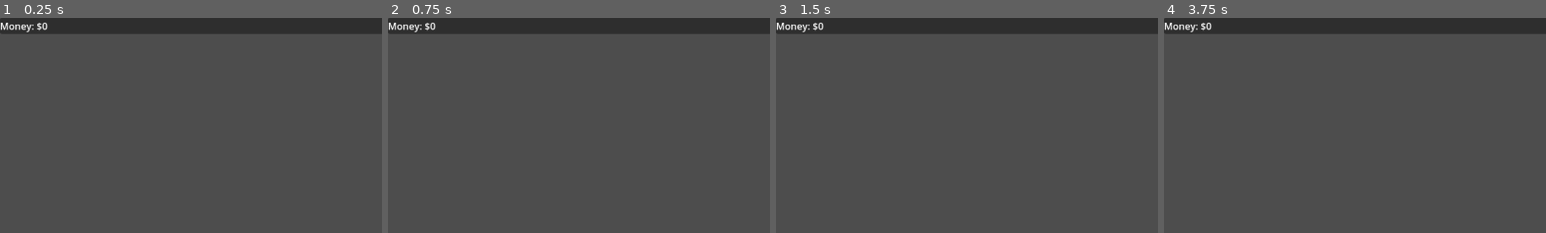
Above: before the commit, frames 1-4 (left to right).
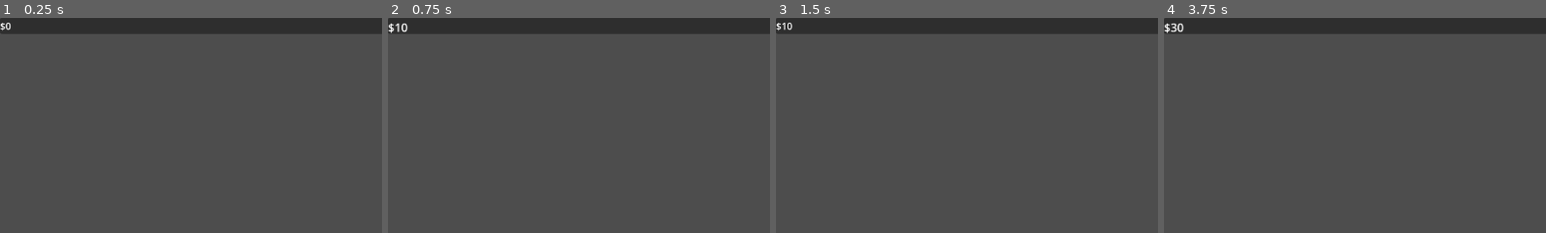
Above: after the commit, the same moments.

Repository: lmchoi/alt-f-this
Game: Godot game, scene res://scenes/game_ui.tscn
Two runs of this game, one before a commit and one after it. Both use one fixed random seed, a clock stepped at 60 frames per second and the inputs below.
Inputs:
- Up to frame 1 (0.25 s): no input
- Up to frame 2 (0.75 s): click "Work" at 0.5 s
- Up to frame 3 (1.5 s): click "Slack" at 1.25 s
- Up to frame 4 (3.75 s): click "Work" at 2 s; click "Slack" at 2.75 s; click "Work" at 3.5 s
The pictures show only the part of the screen within x 0-50%, y 0-50%; the shares and areas given below are measured in that part.

The runs differ from the first frame. In frame 1, 0.3% of the frame differs, in the area x 0-13%, y 2-7%; in frame 2, 0.3%; in frame 3, 0.3%; in frame 4, 0.3%, in the area x 0-13%, y 2-8%.
Error before the commit: Invalid access to property or key 'pressed' on a base object of type 'Nil'. (res://scenes/game_ui.gd:6)

Commit message:
Update money label when player earns money

Diff:
--- a/scenes/game_ui.gd
+++ b/scenes/game_ui.gd
@@ -1,9 +1,11 @@
 extends Node
 
-@onready var work_button := $ActionPanel/ActionButtons/WorkButtonContainer/WorkButton as ActionButton
+@onready var work_button := $ActionButtons/WorkButton as ActionButton
+@onready var money_label := $StatusBar/MoneyLabel as MoneyLabel
 
 func _ready():
 	work_button.pressed.connect(_on_work_button_pressed)
+	PlayerState.money_changed.connect(money_label.update_amount)
 
 func _on_work_button_pressed():
 	PlayerState.earn_money(10)
--- a/scenes/game_ui.tscn
+++ b/scenes/game_ui.tscn
@@ -1,7 +1,8 @@
-[gd_scene load_steps=5 format=3 uid="uid://bkcqc3g6mk6ky"]
+[gd_scene load_steps=6 format=3 uid="uid://bkcqc3g6mk6ky"]
 
 [ext_resource type="Script" uid="uid://ccibd5kcuisnk" path="res://scenes/game_ui.gd" id="1_yubou"]
 [ext_resource type="Script" uid="uid://o4uecgfegpr2" path="res://scripts/ui/action_button.gd" id="2_rns2u"]
+[ext_resource type="Script" uid="uid://di3ejf3ytuwkn" path="res://scripts/ui/money_label.gd" id="2_u001w"]
 
 [sub_resource type="StyleBoxFlat" id="StyleBoxFlat_rns2u"]
 bg_color = Color(0.25098, 0, 0, 1)
@@ -22,7 +23,9 @@
 
 [node name="MoneyLabel" type="Label" parent="StatusBar"]
 layout_mode = 2
-text = "Money: $0"
+text = "$0"
+script = ExtResource("2_u001w")
+metadata/_custom_type_script = "uid://di3ejf3ytuwkn"
 
 [node name="ChaosBar" type="ProgressBar" parent="StatusBar"]
 custom_minimum_size = Vector2(100, 0)
--- /dev/null
+++ b/scripts/ui/money_label.gd
@@ -0,0 +1,16 @@
+class_name MoneyLabel
+extends Label
+
+@export var prefix := "$"
+@export var animate_scale := true
+
+@onready var initial_scale := scale
+
+func update_amount(new_amount: int):
+	text = prefix + str(new_amount)
+	_play_scale_animation()
+
+func _play_scale_animation():
+	var tween = create_tween().set_trans(Tween.TRANS_ELASTIC)
+	tween.tween_property(self, "scale", initial_scale * 1.2, 0.15)
+	tween.tween_property(self, "scale", initial_scale, 0.35)
Not shown, added: scripts/ui/money_label.gd.uid
